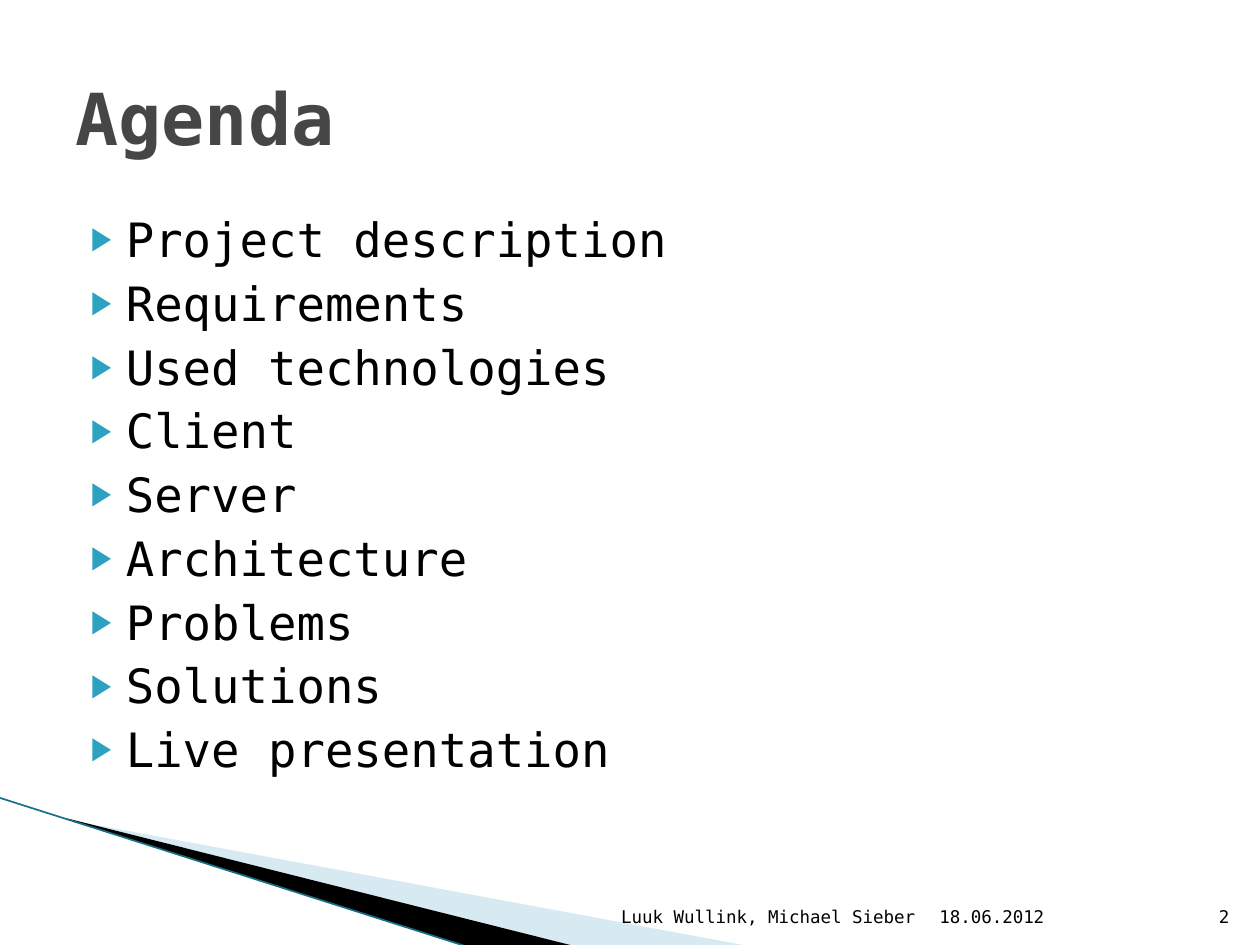
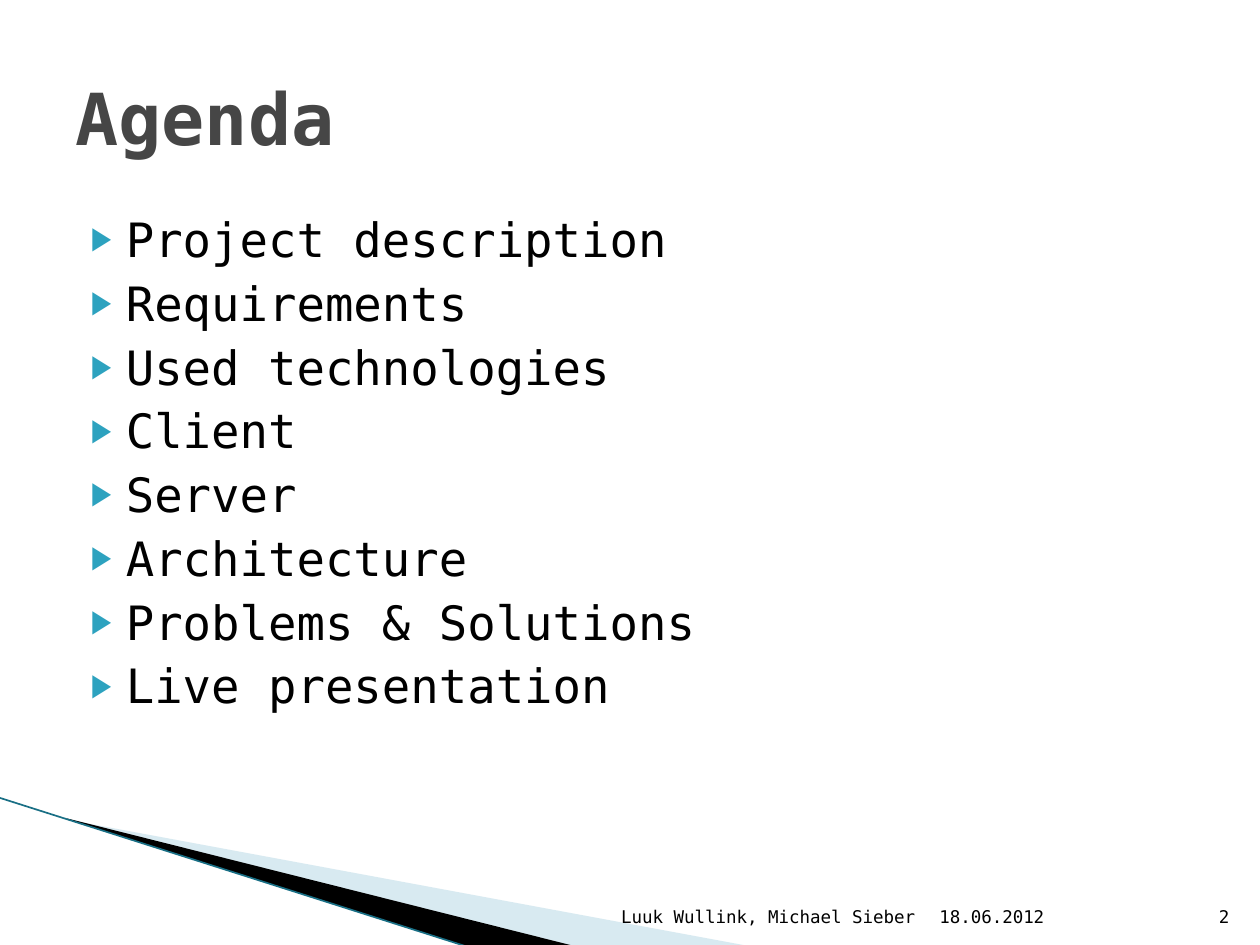
Before and after one commit to msi88/Popya, a slide deck: slide 2 of Popya/docs/Presentation.pptx. Drawn at 1260x945 pixels with LibreOffice and Linux fonts; fonts in the diff are those of the drawing; background and template pictures are left out. Boxes give left, top, right and bottom in pixels: in the first picture for what was removed or moved away, otherwise in the second. Text is boxed around its words. In the diff, an @@ line names an element or a change of style, - is before the commit and + after.

```diff
--- a/Popya/docs/Presentation.pptx
+++ b/Popya/docs/Presentation.pptx
@@ text at (126, 603, 695, 641): text changed @@
-▶ Problems
-▶ Solutions
+▶ Problems & Solutions
```
Also in this commit, not shown: 2 other slides changed, 1 slide removed, 1 other file.
